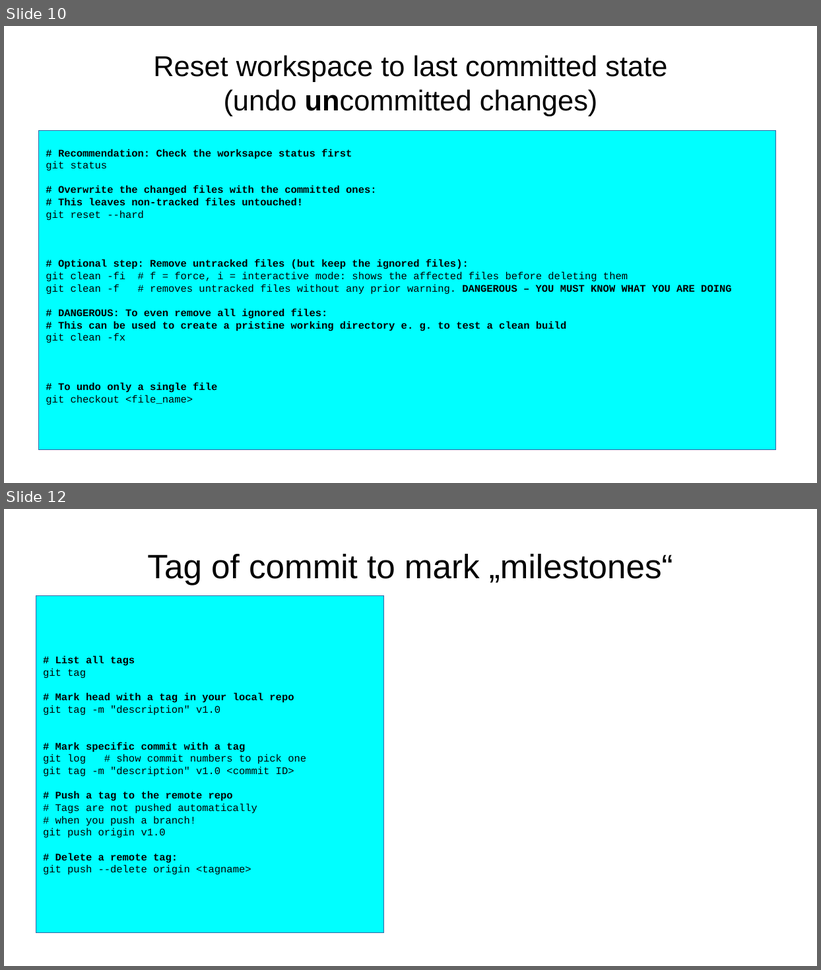
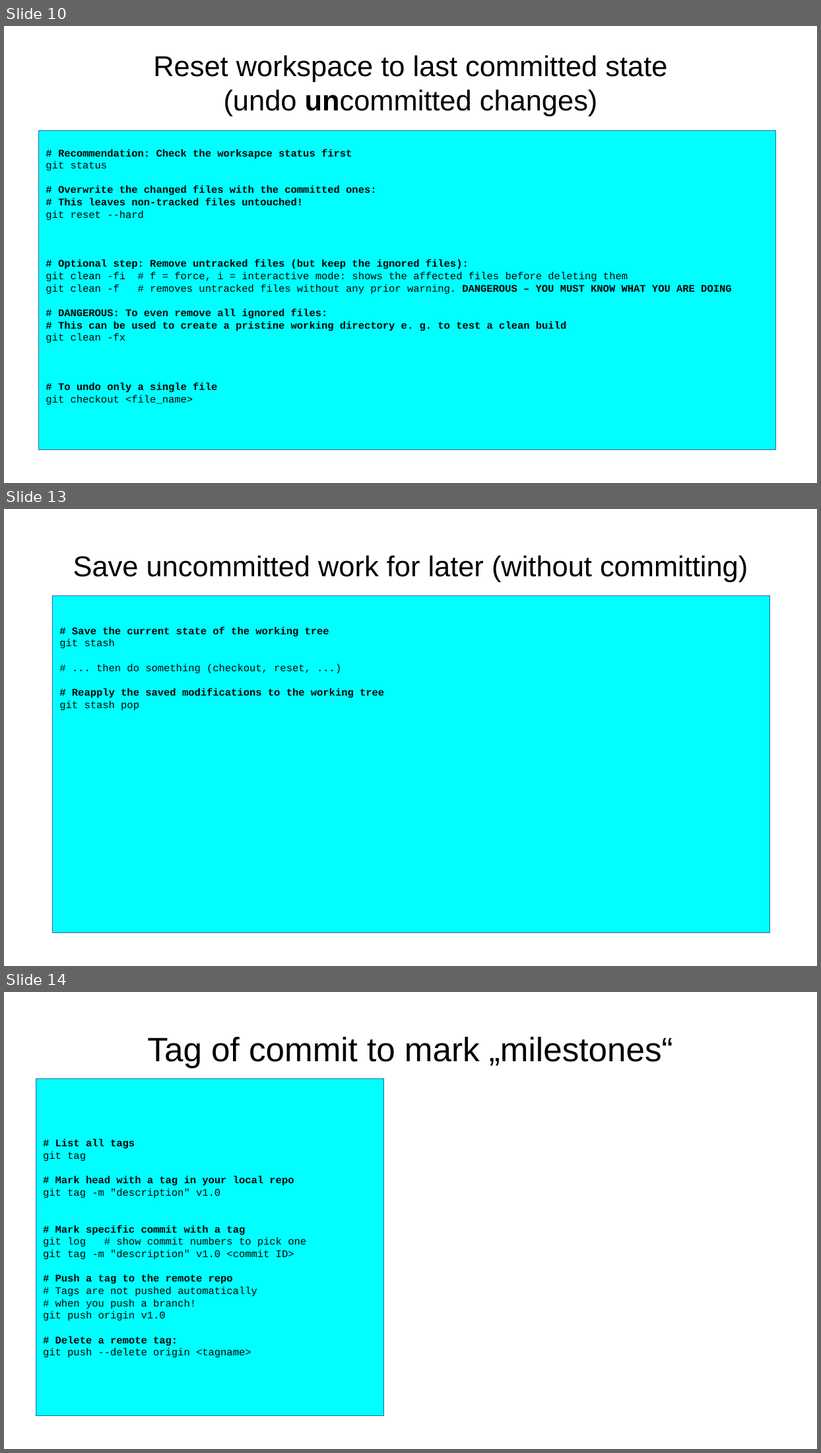
Before and after one commit to aryoda/git_essentials, a slide deck: Introduction to Git collaboration workflows.odp. Shown one above the other, each under a label of ours: slides 10 and 12 before the commit, slides 10, 13 and 14 after it; the slides between them are not shown. The pictures are 821x970 and 821x1453 pixels, drawn with LibreOffice and Linux fonts; fonts in the diff are those of the drawing. Boxes give left, top, right and bottom in pixels: in the first picture for what was removed or moved away, otherwise in the second. Text is boxed around its words. In the diff, an @@ line names an element or a change of style, - is before the commit and + after.

```diff
--- a/Introduction to Git collaboration workflows.odp
+++ b/Introduction to Git collaboration workflows.odp
@@ slide 13 added at (4,509,817,966), background #FFFFFF @@
@@ title added at (73,555,748,582), 28 pt, text #000000 @@
+Save uncommitted work for later (without committing)
@@ rectangle added at (53,596,770,933), fill #00FFFF, outline #3465A4 0 pt, 10 pt, text #000000, bold @@
+# Save the current state of the working tree
+git stash
+# ... then do something (checkout, reset, ...)
+# Reapply the saved modifications to the working tree
+git stash pop
@@ what was slide 12 is now slide 14 @@
```
Also in this commit, not shown: 4 slides changed, 1 other slide added.
